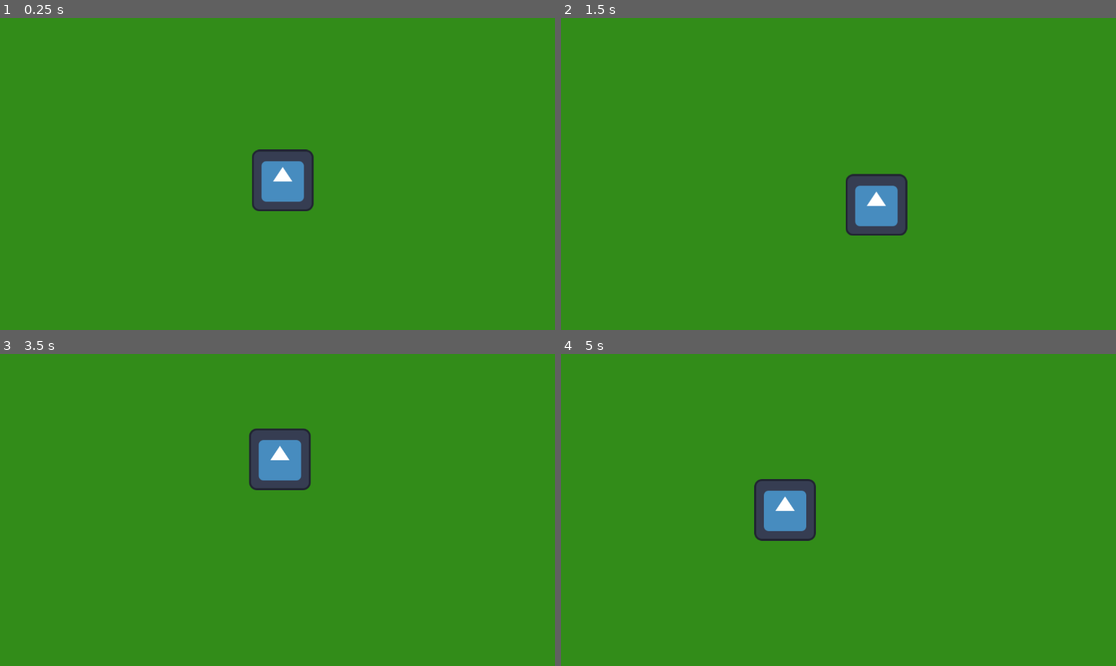
Above: before the commit, frames 1-4 (two rows, left to right).
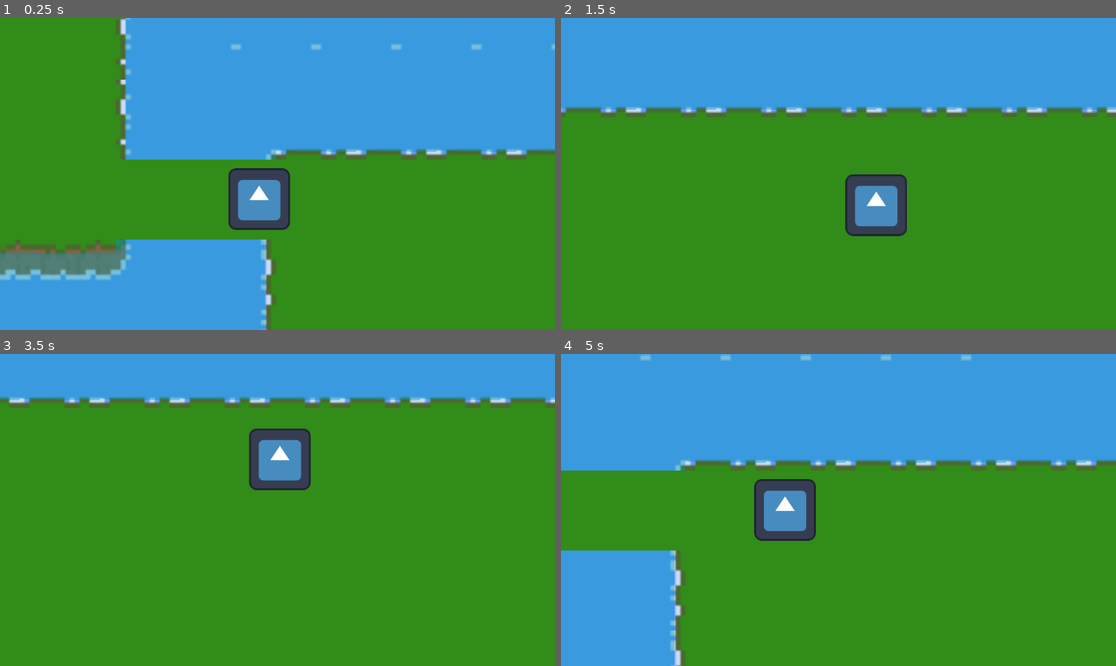
Above: after the commit, the same moments.

Repository: Skyepulse/LudumDare55Matelou
Game: Godot game, scene res://Scenes/mainScene.tscn
Two runs of this game, one before a commit and one after it. Both use one fixed random seed, a clock stepped at 60 frames per second and the inputs below. The engine's default icon, where the game draws it, is replaced by a stand-in: a white triangle on a blue panel in a dark square.
Inputs:
- Up to frame 1 (0.25 s): no input
- Up to frame 2 (1.5 s): hold D (move_right) 0.53-1.28 s; hold Shift (dash) 0.53-1.28 s; hold S (move_down) from 1.28 s (still down); tap E (interact) at 1.35 s
- Up to frame 3 (3.5 s): release S (move_down) at 2.03 s; hold D (move_right) 2.03-2.78 s; hold Shift (dash) 2.03-2.78 s; hold W (move_up) from 2.78 s (still down); tap E (interact) at 2.85 s
- Up to frame 4 (5 s): release W (move_up) at 3.53 s; hold Shift (dash) 3.53-4.28 s; hold A (move_left) from 3.53 s (still down); tap E (interact) at 4.35 s

The runs differ from the first frame. In frame 1, 52% of the frame differs, in the area x 0-100%, y 0-100%; in frame 2, 31%; in frame 3, 16%; in frame 4, 45%.

Commit message:
fixed briddge

Diff:
--- a/Scenes/mainScene.tscn
+++ b/Scenes/mainScene.tscn
@@ -6,10 +6,10 @@
 [node name="mainScene" type="Node2D"]
 
 [node name="mapMainNode" parent="." instance=ExtResource("1_awtvf")]
-scale = Vector2(4, 4)
+scale = Vector2(5.2, 5.2)
 
 [node name="CharacterBody2D" parent="." node_paths=PackedStringArray("camera") instance=ExtResource("2_0ef22")]
-position = Vector2(32, 40)
+position = Vector2(-113, 155)
 camera = NodePath("../MainCamera")
 
 [node name="MainCamera" type="Camera2D" parent="."]
--- a/Scenes/map_main_node.tscn
+++ b/Scenes/map_main_node.tscn
@@ -12,7 +12,7 @@
 1:0/0 = 0
 1:0/0/physics_layer_0/linear_velocity = Vector2(0, 0)
 1:0/0/physics_layer_0/angular_velocity = 0.0
-1:0/0/physics_layer_0/polygon_0/points = PackedVector2Array(-16, -16, 16, -16, 16, 16, -16, 16)
+1:0/0/physics_layer_0/polygon_0/points = PackedVector2Array(-16, -16, 16, -16, 16, 13, -16, 12.5)
 2:0/0 = 0
 2:0/0/physics_layer_0/linear_velocity = Vector2(0, 0)
 2:0/0/physics_layer_0/angular_velocity = 0.0
@@ -20,11 +20,11 @@
 2:1/0 = 0
 2:1/0/physics_layer_0/linear_velocity = Vector2(0, 0)
 2:1/0/physics_layer_0/angular_velocity = 0.0
-2:1/0/physics_layer_0/polygon_0/points = PackedVector2Array(-16, -16, 16, -16, 16, 16, -16, 16)
+2:1/0/physics_layer_0/polygon_0/points = PackedVector2Array(-12, -16, 16, -16, 16, 16, -12, 16)
 0:1/0 = 0
 0:1/0/physics_layer_0/linear_velocity = Vector2(0, 0)
 0:1/0/physics_layer_0/angular_velocity = 0.0
-0:1/0/physics_layer_0/polygon_0/points = PackedVector2Array(-16, -16, 16, -16, 16, 16, -16, 16)
+0:1/0/physics_layer_0/polygon_0/points = PackedVector2Array(-16, -16, 11.5, -16, 11.5, 16, -16, 16)
 1:1/0 = 0
 1:1/0/physics_layer_0/linear_velocity = Vector2(0, 0)
 1:1/0/physics_layer_0/angular_velocity = 0.0
@@ -35,7 +35,7 @@
 1:2/0 = 0
 1:2/0/physics_layer_0/linear_velocity = Vector2(0, 0)
 1:2/0/physics_layer_0/angular_velocity = 0.0
-1:2/0/physics_layer_0/polygon_0/points = PackedVector2Array(-16, -16, 16, -16, 16, 16, -16, 16)
+1:2/0/physics_layer_0/polygon_0/points = PackedVector2Array(-16, -10.5, 16, -11, 16, 16, -16, 16)
 2:2/0 = 0
 2:2/0/physics_layer_0/linear_velocity = Vector2(0, 0)
 2:2/0/physics_layer_0/angular_velocity = 0.0
@@ -178,9 +178,9 @@
 [node name="mapMainNode" type="Node2D"]
 
 [node name="TileMap" type="TileMap" parent="."]
-position = Vector2(-10, -153)
+position = Vector2(-15, 270)
 tile_set = SubResource("TileSet_5otg7")
 collision_visibility_mode = 1
 format = 2
 layer_0/name = "background"
-layer_0/tile_data = PackedInt32Array(-65536, 65537, 1, -1, 6 …(20690 unchanged characters)… 131073, 1, -393224, 131073, 1, -327688, 262145, 2, -262152, 262145, 2, -196616, 131073, 1, -131080, 131073, 1, -720904, 131073, 1, -655362, 131073, 1, -589826, 131073, 1, -524290, 131073, 1, -458754, 1, 9, 655380, 65537, 0, 917526, 65537, 0, 917527, 65537, 0, 917528, 65537, 0, 1310739, 262145, 2, 1376275, 262145, 2, 983019, 1, 1, 1048555, 1, 1, 1114091, 1, 1, 1179627, 1, 1, 1245163, 1, 1, 1310699, 1, 1, 327660, 1, 1, 393196, 1, 1, 458732, 1, 1, -21, 1, 1, 65515, 1, 1, 131051, 1, 1, 196587, 1, 1, 1048580, 1, 1, 1114116, 1, 1, -458753, 1, 9, -393217, 1, 1, -327681, 1, 1, -262145, …(12590 unchanged characters)…
+layer_0/tile_data = PackedInt32Array(-65536, 65537, 1, -1, 6 …(20690 unchanged characters)… 131073, 1, -393224, 131073, 1, -327688, 131073, 1, -262152, 131073, 1, -196616, 131073, 1, -131080, 131073, 1, -720904, 131073, 1, -655362, 131073, 1, -589826, 131073, 1, -524290, 131073, 1, -458754, 65537, 1, 655380, 65537, 0, 917526, 65537, 0, 917527, 65537, 0, 917528, 65537, 0, 1310739, 262145, 2, 1376275, 262145, 2, 983019, 1, 1, 1048555, 1, 1, 1114091, 1, 1, 1179627, 1, 1, 1245163, 1, 1, 1310699, 1, 1, 327660, 1, 1, 393196, 1, 1, 458732, 1, 1, -21, 1, 1, 65515, 1, 1, 131051, 1, 1, 196587, 1, 1, 1048580, 1, 1, 1114116, 1, 1, -458753, 65537, 1, -393217, 1, 1, -327681, 1, 1, -262145, …(12590 unchanged characters)…
--- /dev/null
+++ b/pentagram_scene.tscn
@@ -0,0 +1,5 @@
+[gd_scene format=3 uid="uid://bkfqwu8bhu15x"]
+
+[node name="pentagramScene" type="Node2D"]
+
+[node name="Sprite2D" type="Sprite2D" parent="."]
Not shown: 1 places in Scenes/mainScene.tscn that only renumber resources
